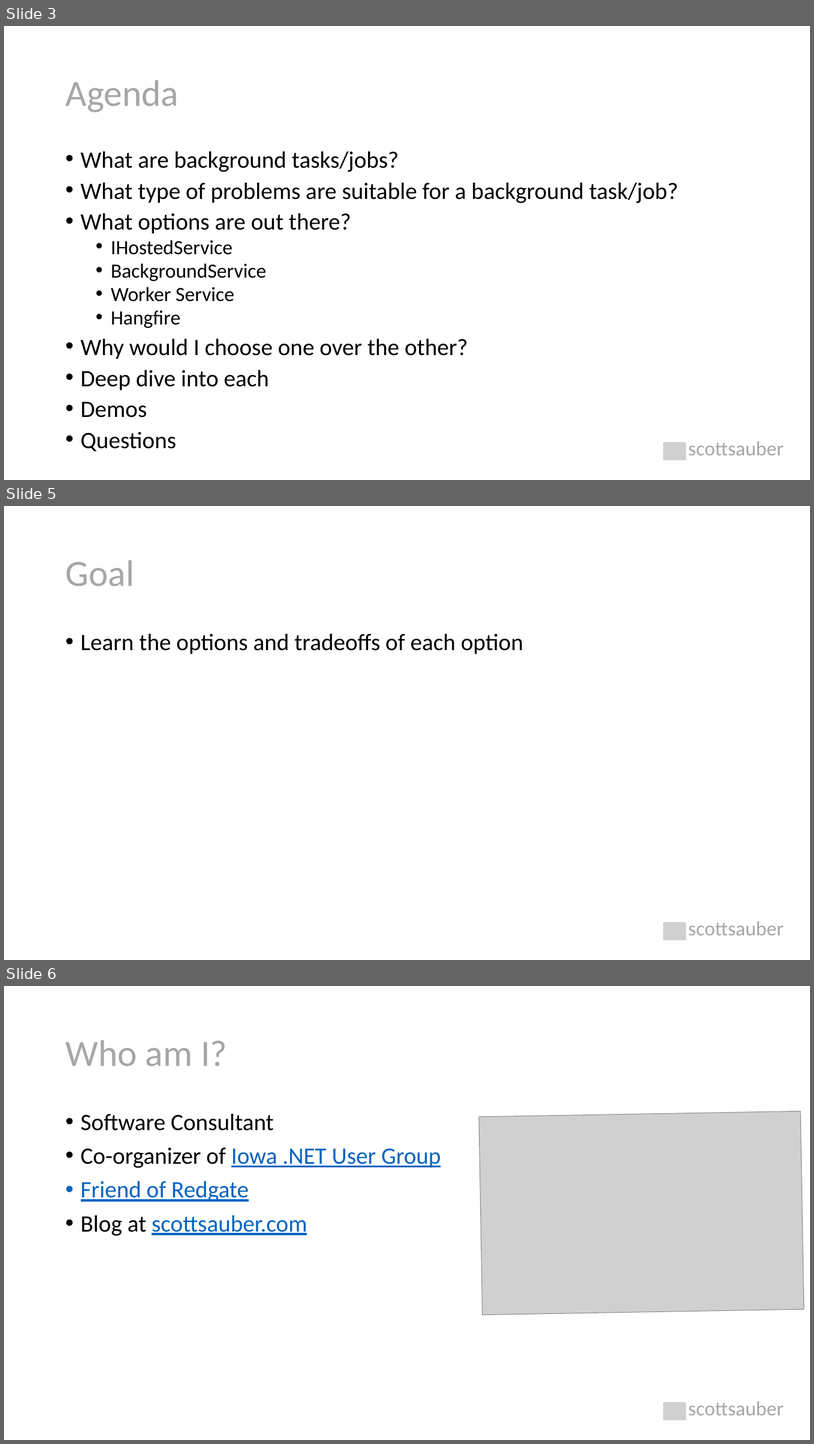
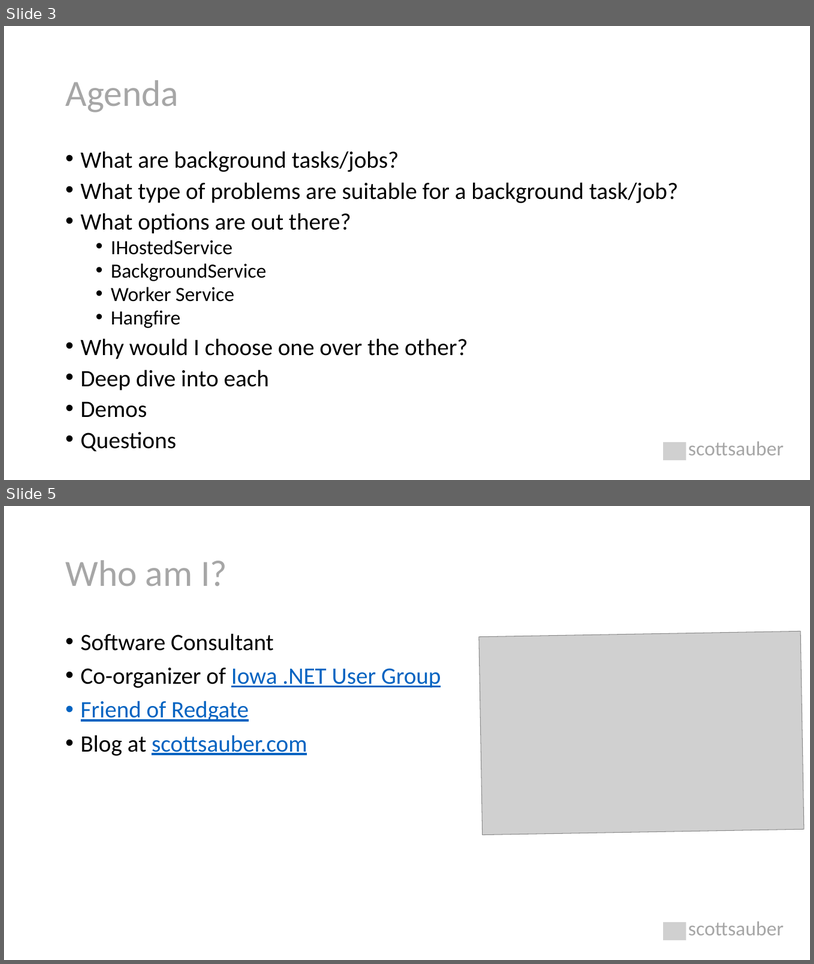
Before and after one commit to nirzaf/DotNetWorkShopTalk, a slide deck: 2020-10-16 - NDC Sydney - The Background on Background Tasks in .NET Core/The Background on Background Tasks.pptx. Shown one above the other, each under a label of ours: slides 3, 5 and 6 before the commit, slides 3 and 5 after it; the slides between them are not shown. The pictures are 814x1444 and 814x964 pixels, drawn with LibreOffice and Linux fonts; fonts in the diff are those of the drawing; grey boxes stand for pictures. Boxes give left, top, right and bottom in pixels: in the first picture for what was removed or moved away, otherwise in the second. Text is boxed around its words. In the diff, an @@ line names an element or a change of style, - is before the commit and + after.

```diff
--- a/2020-10-16 - NDC Sydney - The Background on Background Tasks in .NET Core/The Background on Background Tasks.pptx
+++ b/2020-10-16 - NDC Sydney - The Background on Background Tasks in .NET Core/The Background on Background Tasks.pptx
@@ slide 5 removed at (x1=4, y1=506, x2=810, y2=960), background #FFFFFF @@
@@ title removed at (x1=65, y1=560, x2=134, y2=586) @@
-Goal
@@ text removed at (x1=81, y1=633, x2=524, y2=654) @@
-• Learn the options and tradeoffs of each option
@@ picture removed at (x1=663, y1=922, x2=686, y2=940) @@
@@ text removed at (x1=689, y1=921, x2=784, y2=935) @@
-scottsauber
@@ what was slide 6 is now slide 5 @@
```
Also in this commit, not shown: 8 slides changed, 10 other files.
